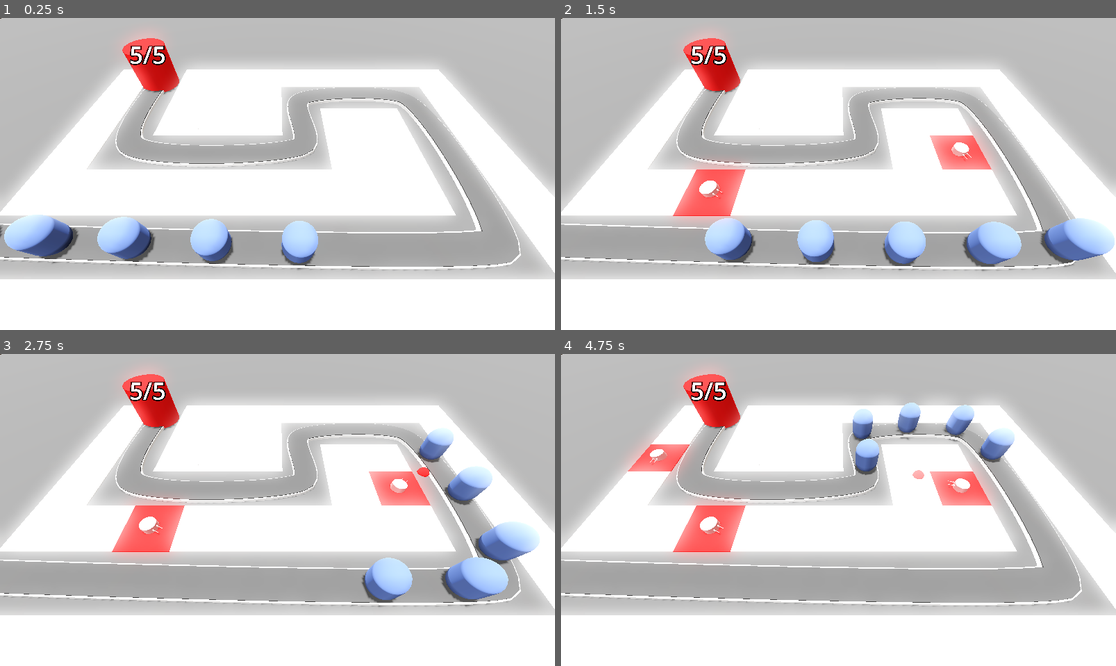
Above: before the commit, frames 1-4 (two rows, left to right).
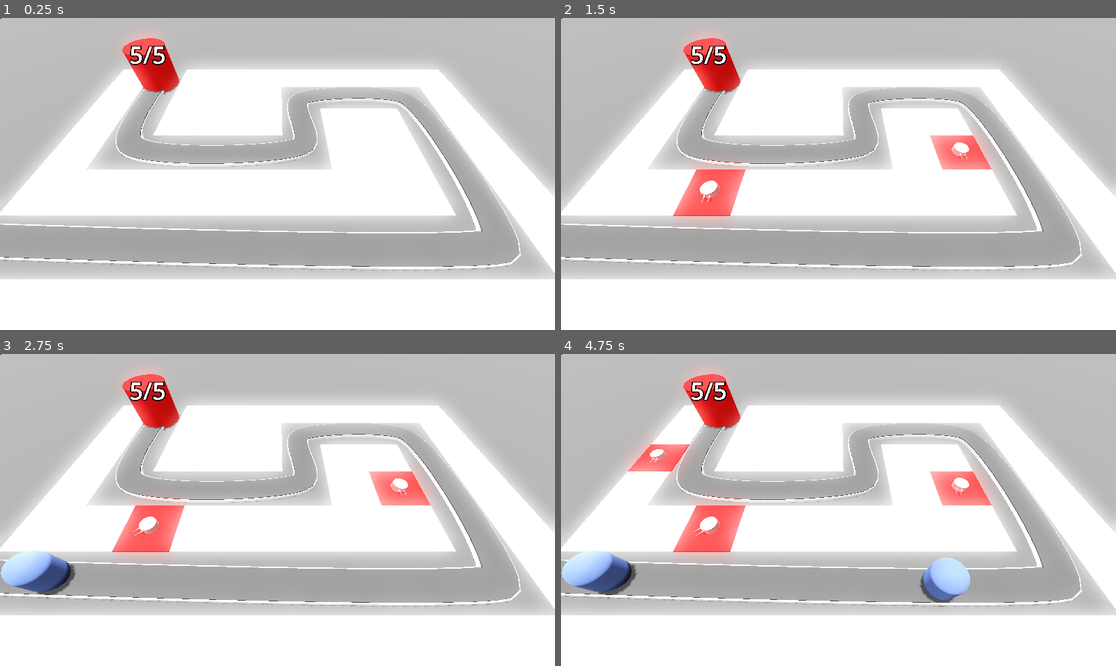
Above: after the commit, the same moments.

Repository: fbcs-jourdan/Barbarian-Blaster
Game: Godot game, scene res://base_level.tscn
Two runs of this game, one before a commit and one after it. Both use one fixed random seed, a clock stepped at 60 frames per second and the inputs below.
Inputs (mouse positions are in pixels of both pictures, inside the frame that each line leads up to):
- Up to frame 1 (0.25 s): no input
- Up to frame 2 (1.5 s): move the mouse to (960, 158) at 0.52 s; click (960, 158) at 0.6 s; move the mouse to (727, 189) at 1.27 s; click (727, 189) at 1.35 s
- Up to frame 3 (2.75 s): move the mouse to (333, 441) at 2.02 s; click (333, 441) at 2.1 s
- Up to frame 4 (4.75 s): move the mouse to (810, 572) at 2.77 s; click (810, 572) at 2.85 s; move the mouse to (1005, 556) at 3.52 s; click (1005, 556) at 3.6 s; move the mouse to (672, 463) at 4.27 s; click (672, 463) at 4.35 s

The runs differ from the first frame. In frame 1, 4.1% of the frame differs, in the area x 0-58%, y 63-81%; in frame 2, 5.2%; in frame 3, 6.0%, in the area x 0-98%, y 24-82%; in frame 4, 4.4%.

Commit message:
added enemy timer

Diff:
--- a/barbarian-blaster/base_level.tscn
+++ b/barbarian-blaster/base_level.tscn
@@ -1,9 +1,10 @@
-[gd_scene load_steps=13 format=3 uid="uid://b0hp12i56too8"]
+[gd_scene load_steps=14 format=3 uid="uid://b0hp12i56too8"]
 
 [ext_resource type="PackedScene" uid="uid://b5o6vtfubadqe" path="res://RayPickerCamera/ray_picker_camera.tscn" id="1_3o4py"]
 [ext_resource type="MeshLibrary" uid="uid://5x7oriesm1n5" path="res://MeshLibraries/space_library.tres" id="1_bo3yr"]
 [ext_resource type="PackedScene" uid="uid://po5q17b0v621" path="res://Enemy/enemy.tscn" id="2_5vx1e"]
 [ext_resource type="PackedScene" uid="uid://bjm3aimmxm1mh" path="res://base/base.tscn" id="3_eesb3"]
+[ext_resource type="Script" uid="uid://bu0mmqas0o7ht" path="res://path_3d.gd" id="3_ftfrf"]
 [ext_resource type="PackedScene" uid="uid://bbobhpo7aul2n" path="res://turretmanager/turret_manager.tscn" id="5_ftfrf"]
 
 [sub_resource type="ProceduralSkyMaterial" id="ProceduralSkyMaterial_bo3yr"]
@@ -64,6 +65,8 @@
 
 [node name="Path3D" type="Path3D" parent="."]
 curve = SubResource("Curve3D_bo3yr")
+script = ExtResource("3_ftfrf")
+enemy_scene = ExtResource("2_5vx1e")
 
 [node name="Road" type="CSGPolygon3D" parent="Path3D"]
 polygon = PackedVector2Array(-1, 0, -1, 0.3, 1, 0.3, 1, 0)
@@ -110,27 +113,14 @@
 path_joined = false
 material = SubResource("StandardMaterial3D_eesb3")
 
-[node name="Enemy" parent="Path3D" instance=ExtResource("2_5vx1e")]
-transform = Transform3D(-0.03631105, 0, -0.99932605, 0, 0.9999896, 0, 0.99930364, 0, -0.03631186, -21.707115, 0, 5.6609335)
-
-[node name="Enemy2" parent="Path3D" instance=ExtResource("2_5vx1e")]
-transform = Transform3D(-0.032203615, 0, -0.99946475, 0, 0.9999896, 0, 0.99944365, 0, -0.032204293, -16.710047, 0, 5.830087)
-progress = 5.0
-
-[node name="Enemy3" parent="Path3D" instance=ExtResource("2_5vx1e")]
-transform = Transform3D(-0.029144317, 0, -0.99956083, 0, 0.9999896, 0, 0.9995405, 0, -0.02914491, -11.712411, 0, 5.9835863)
-progress = 10.0
-
-[node name="Enemy4" parent="Path3D" instance=ExtResource("2_5vx1e")]
-transform = Transform3D(-0.025479414, 0, -0.99966097, 0, 0.9999896, 0, 0.9996406, 0, -0.025479931, -6.714226, 0, 6.120533)
-progress = 15.0
-
-[node name="Enemy5" parent="Path3D" instance=ExtResource("2_5vx1e")]
-transform = Transform3D(-0.020461606, 0, -0.99979067, 0, 1, 0, 0.99979067, 0, -0.020461606, -1.7155595, 0, 6.236177)
-progress = 20.0
+[node name="Timer" type="Timer" parent="Path3D"]
+wait_time = 2.0
+autostart = true
 
 [node name="Base" parent="." instance=ExtResource("3_eesb3")]
 transform = Transform3D(1, 0, 0, 0, 1, 0, 0, 0, 1, -14.136696, 0, -12.798513)
 
 [node name="TurretManager" parent="." node_paths=PackedStringArray("enemy_path") instance=ExtResource("5_ftfrf")]
 enemy_path = NodePath("../Path3D")
+
+[connection signal="timeout" from="Path3D/Timer" to="Path3D" method="_on_timer_timeout"]
--- /dev/null
+++ b/barbarian-blaster/path_3d.gd
@@ -0,0 +1,15 @@
+extends Path3D
+
+@export var enemy_scene : PackedScene
+@onready var timer: Timer = $Timer
+
+func spawn_enemy() -> void:
+	var enemy = enemy_scene.instantiate()
+	add_child(enemy)
+
+
+
+
+
+func _on_timer_timeout() -> void:
+	spawn_enemy()
Not shown, added: barbarian-blaster/path_3d.gd.uid
